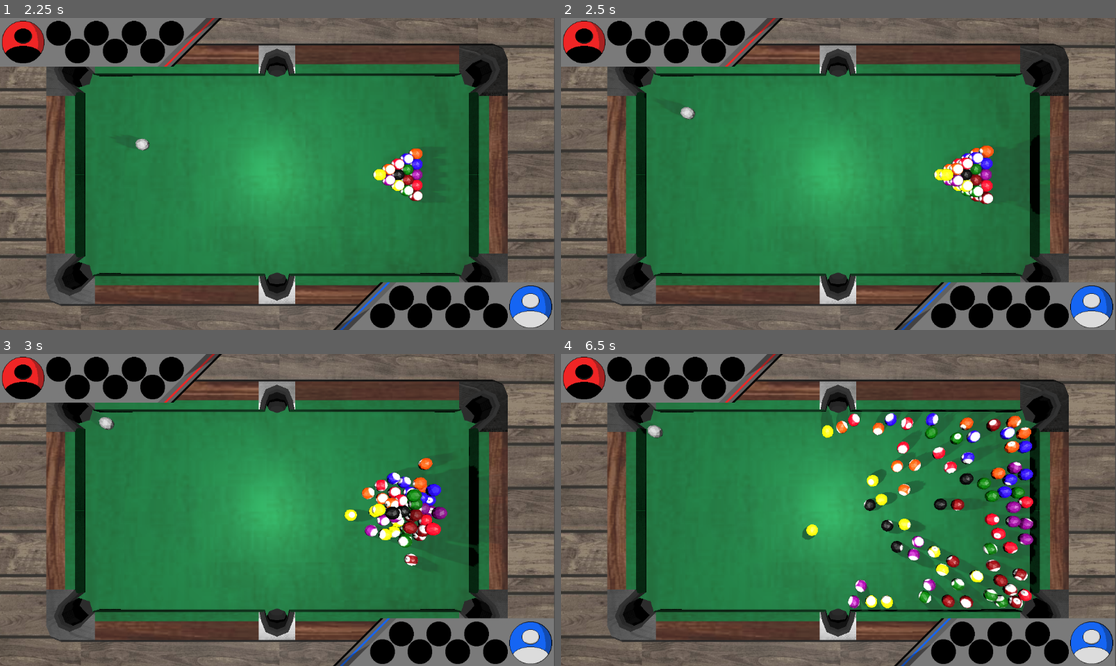
Above: before the commit, frames 1-4 (two rows, left to right).
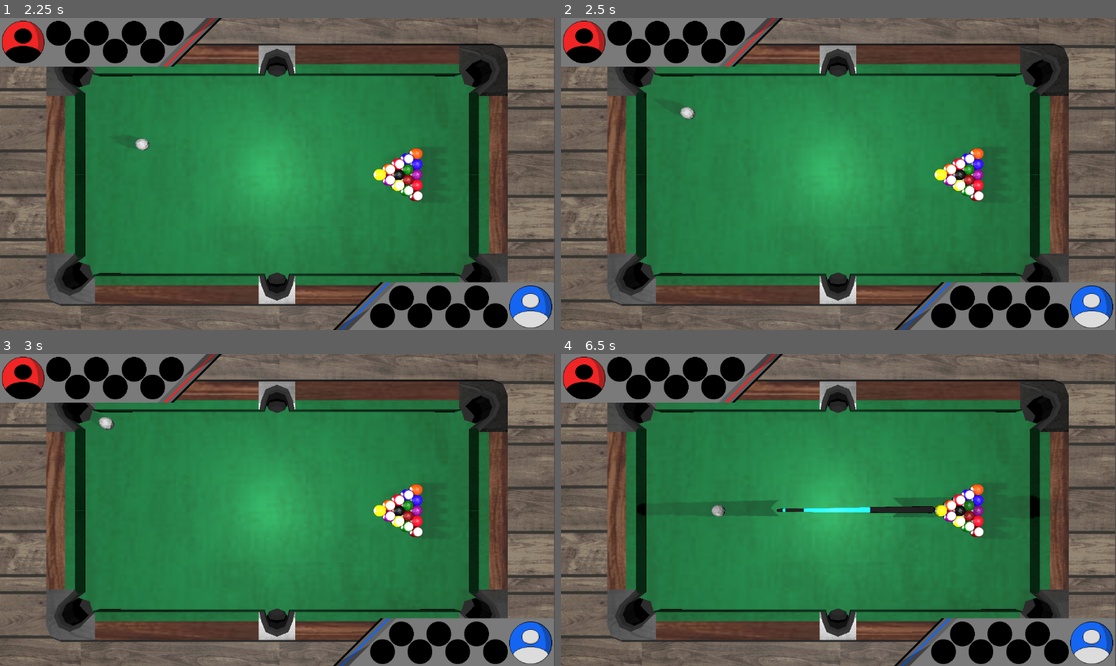
Above: after the commit, the same moments.

Repository: Corcho4433/commiepool-sourcecode
Game: Godot game, scene res://scenes/mainmenu.tscn
The game is run twice, just before and just after one commit, with the same random seed, the same clock (stepped at 60 frames per second) and the same inputs.
Inputs (mouse positions are in pixels of both pictures, inside the frame that each line leads up to):
- Up to frame 1 (2.25 s): click "Iniciar" at 0.5 s; tap Enter at 1.25 s; move the mouse to (399, 158) at 1.27 s; press the mouse at (399, 158) at 1.28 s; right-click (399, 158) at 1.55 s; tap Space at 2 s; move the mouse to (166, 189) at 2.02 s; release the mouse at (166, 189) at 2.03 s; right-click (166, 189) at 2.1 s
- Up to frame 2 (2.5 s): tap Q (SpawnBalls) at 2.3 s
- Up to frame 3 (3 s): move the mouse to (333, 441) at 2.77 s; press the mouse at (333, 441) at 2.78 s; tap Q (SpawnBalls) at 2.85 s
- Up to frame 4 (6.5 s): move the mouse to (810, 572) at 3.52 s; release the mouse at (810, 572) at 3.53 s; click (810, 572) at 3.6 s; right-click (810, 572) at 3.8 s; move the mouse to (1005, 556) at 4.27 s; right-click (1005, 556) at 4.35 s; tap Q (SpawnBalls) at 4.55, 5.1 s; move the mouse to (672, 463) at 5.02 s; click (672, 463) at 5.3 s; move the mouse to (866, 510) at 5.77 s; press the mouse at (866, 510) at 5.78 s; right-click (866, 510) at 6.05 s

Frame 1 is identical in both runs. In frame 2, 1.3% of the frame differs, in the area x 67-87%, y 37-63%; in frame 3, 3.1%; in frame 4, 9.5%, in the area x 13-87%, y 17-83%.

Commit message:
Minor changes

Diff:
--- a/scenes/GameScene.tscn
+++ b/scenes/GameScene.tscn
@@ -155,8 +155,8 @@
 offset_right = 0.303955
 offset_bottom = -0.23999
 script = ExtResource("12_cfkuu")
-containersP1 = [NodePath("P1/VBoxContainer/HBoxContainer/Control/MarginContainer/VBoxContainer/HBoxContainer/p1/Sprite2D"), NodePath("P1/VBoxContainer/HBoxContainer/Control/MarginContainer/VBoxContainer/HBoxContainer/p1/Sprite2D2"), NodePath("P1/VBoxContainer/HBoxContainer/Control/MarginContainer/VBoxContainer/HBoxContainer/p1/Sprite2D3"), NodePath("P1/VBoxContainer/HBoxContainer/Control/MarginContainer/VBoxContainer/HBoxContainer/p1/Sprite2D4"), NodePath("P1/VBoxContainer/HBoxContainer/Control/MarginContainer/VBoxContainer/HBoxContainer/p1/Sprite2D5"), NodePath("P1/VBoxContainer/HBoxContainer/Control/MarginContainer/VBoxContainer/HBoxContainer/p1/Sprite2D6"), NodePath("P1/VBoxContainer/HBoxContainer/Control/MarginContainer/VBoxContainer/HBoxContainer/p1/Sprite2D7")]
-containersP2 = [NodePath("P2/VBoxContainer/HBoxContainer/Control/MarginContainer/VBoxContainer/HBoxContainer/Stripped/Sprite2D"), NodePath("P2/VBoxContainer/HBoxContainer/Control/MarginContainer/VBoxContainer/HBoxContainer/Stripped/Sprite2D2"), NodePath("P2/VBoxContainer/HBoxContainer/Control/MarginContainer/VBoxContainer/HBoxContainer/Stripped/Sprite2D3"), NodePath("P2/VBoxContainer/HBoxContainer/Control/MarginContainer/VBoxContainer/HBoxContainer/Stripped/Sprite2D4"), NodePath("P2/VBoxContainer/HBoxContainer/Control/MarginContainer/VBoxContainer/HBoxContainer/Stripped/Sprite2D5"), NodePath("P2/VBoxContainer/HBoxContainer/Control/MarginContainer/VBoxContainer/HBoxContainer/Stripped/Sprite2D7"), NodePath("P2/VBoxContainer/HBoxContainer/Control/MarginContainer/VBoxContainer/HBoxContainer/Stripped/Sprite2D6")]
+containersP1 = [NodePath("P1/VBoxContainer/HBoxContainer/Control/MarginContainer/VBoxContainer/HBoxContainer/p1/1"), NodePath("P1/VBoxContainer/HBoxContainer/Control/MarginContainer/VBoxContainer/HBoxContainer/p1/2"), NodePath("P1/VBoxContainer/HBoxContainer/Control/MarginContainer/VBoxContainer/HBoxContainer/p1/3"), NodePath("P1/VBoxContainer/HBoxContainer/Control/MarginContainer/VBoxContainer/HBoxContainer/p1/4"), NodePath("P1/VBoxContainer/HBoxContainer/Control/MarginContainer/VBoxContainer/HBoxContainer/p1/5"), NodePath("P1/VBoxContainer/HBoxContainer/Control/MarginContainer/VBoxContainer/HBoxContainer/p1/6"), NodePath("P1/VBoxContainer/HBoxContainer/Control/MarginContainer/VBoxContainer/HBoxContainer/p1/7")]
+containersP2 = [NodePath("P2/VBoxContainer/HBoxContainer/Control/MarginContainer/VBoxContainer/HBoxContainer/Stripped/1"), NodePath("P2/VBoxContainer/HBoxContainer/Control/MarginContainer/VBoxContainer/HBoxContainer/Stripped/2"), NodePath("P2/VBoxContainer/HBoxContainer/Control/MarginContainer/VBoxContainer/HBoxContainer/Stripped/3"), NodePath("P2/VBoxContainer/HBoxContainer/Control/MarginContainer/VBoxContainer/HBoxContainer/Stripped/4"), NodePath("P2/VBoxContainer/HBoxContainer/Control/MarginContainer/VBoxContainer/HBoxContainer/Stripped/5"), NodePath("P2/VBoxContainer/HBoxContainer/Control/MarginContainer/VBoxContainer/HBoxContainer/Stripped/6"), NodePath("P2/VBoxContainer/HBoxContainer/Control/MarginContainer/VBoxContainer/HBoxContainer/Stripped/7")]
 
 [node name="P2" type="MarginContainer" parent="GUIComponent/CanvasLayer/Grid"]
 layout_mode = 1
@@ -199,40 +199,40 @@
 
 [node name="Stripped" type="Node2D" parent="GUIComponent/CanvasLayer/Grid/P2/VBoxContainer/HBoxContainer/Control/MarginContainer/VBoxContainer/HBoxContainer"]
 
-[node name="Sprite2D" type="Sprite2D" parent="GUIComponent/CanvasLayer/Grid/P2/VBoxContainer/HBoxContainer/Control/MarginContainer/VBoxContainer/HBoxContainer/Stripped"]
+[node name="1" type="Sprite2D" parent="GUIComponent/CanvasLayer/Grid/P2/VBoxContainer/HBoxContainer/Control/MarginContainer/VBoxContainer/HBoxContainer/Stripped"]
 scale = Vector2(0.8, 0.8)
 texture = ExtResource("20_dnwxm")
 offset = Vector2(146, -23)
 
-[node name="Sprite2D2" type="Sprite2D" parent="GUIComponent/CanvasLayer/Grid/P2/VBoxContainer/HBoxContainer/Control/MarginContainer/VBoxContainer/HBoxContainer/Stripped"]
+[node name="2" type="Sprite2D" parent="GUIComponent/CanvasLayer/Grid/P2/VBoxContainer/HBoxContainer/Control/MarginContainer/VBoxContainer/HBoxContainer/Stripped"]
 scale = Vector2(0.8, 0.8)
 texture = ExtResource("21_56c54")
 offset = Vector2(195, 23)
 
-[node name="Sprite2D3" type="Sprite2D" parent="GUIComponent/CanvasLayer/Grid/P2/VBoxContainer/HBoxContainer/Control/MarginContainer/VBoxContainer/HBoxContainer/Stripped"]
+[node name="3" type="Sprite2D" parent="GUIComponent/CanvasLayer/Grid/P2/VBoxContainer/HBoxContainer/Control/MarginContainer/VBoxContainer/HBoxContainer/Stripped"]
 scale = Vector2(0.8, 0.8)
 texture = ExtResource("22_40a22")
 offset = Vector2(244, -23)
 
-[node name="Sprite2D4" type="Sprite2D" parent="GUIComponent/CanvasLayer/Grid/P2/VBoxContainer/HBoxContainer/Control/MarginContainer/VBoxContainer/HBoxContainer/Stripped"]
+[node name="4" type="Sprite2D" parent="GUIComponent/CanvasLayer/Grid/P2/VBoxContainer/HBoxContainer/Control/MarginContainer/VBoxContainer/HBoxContainer/Stripped"]
 scale = Vector2(0.8, 0.8)
 texture = ExtResource("23_p78kl")
 offset = Vector2(293, 23)
 
-[node name="Sprite2D5" type="Sprite2D" parent="GUIComponent/CanvasLayer/Grid/P2/VBoxContainer/HBoxContainer/Control/MarginContainer/VBoxContainer/HBoxContainer/Stripped"]
+[node name="5" type="Sprite2D" parent="GUIComponent/CanvasLayer/Grid/P2/VBoxContainer/HBoxContainer/Control/MarginContainer/VBoxContainer/HBoxContainer/Stripped"]
 scale = Vector2(0.8, 0.8)
 texture = ExtResource("24_x3rdp")
 offset = Vector2(342, -23)
 
-[node name="Sprite2D7" type="Sprite2D" parent="GUIComponent/CanvasLayer/Grid/P2/VBoxContainer/HBoxContainer/Control/MarginContainer/VBoxContainer/HBoxContainer/Stripped"]
+[node name="6" type="Sprite2D" parent="GUIComponent/CanvasLayer/Grid/P2/VBoxContainer/HBoxContainer/Control/MarginContainer/VBoxContainer/HBoxContainer/Stripped"]
+scale = Vector2(0.8, 0.8)
+texture = ExtResource("25_pxdx6")
+offset = Vector2(390, 23)
+
+[node name="7" type="Sprite2D" parent="GUIComponent/CanvasLayer/Grid/P2/VBoxContainer/HBoxContainer/Control/MarginContainer/VBoxContainer/HBoxContainer/Stripped"]
 scale = Vector2(0.8, 0.8)
 texture = ExtResource("26_7ngq3")
 offset = Vector2(440, -23)
-
-[node name="Sprite2D6" type="Sprite2D" parent="GUIComponent/CanvasLayer/Grid/P2/VBoxContainer/HBoxContainer/Control/MarginContainer/VBoxContainer/HBoxContainer/Stripped"]
-scale = Vector2(0.8, 0.8)
-texture = ExtResource("25_pxdx6")
-offset = Vector2(390, 23)
 
 [node name="Sprite2D" type="Sprite2D" parent="GUIComponent/CanvasLayer/Grid/P2/VBoxContainer/HBoxContainer/Control/MarginContainer/VBoxContainer/HBoxContainer"]
 scale = Vector2(0.8, 0.8)
@@ -291,47 +291,47 @@
 
 [node name="p1" type="Node2D" parent="GUIComponent/CanvasLayer/Grid/P1/VBoxContainer/HBoxContainer/Control/MarginContainer/VBoxContainer/HBoxContainer"]
 
-[node name="Sprite2D" type="Sprite2D" parent="GUIComponent/CanvasLayer/Grid/P1/VBoxContainer/HBoxContainer/Control/MarginContainer/VBoxContainer/HBoxContainer/p1"]
+[node name="1" type="Sprite2D" parent="GUIComponent/CanvasLayer/Grid/P1/VBoxContainer/HBoxContainer/Control/MarginContainer/VBoxContainer/HBoxContainer/p1"]
+scale = Vector2(0.8, 0.8)
+texture = ExtResource("19_7capg")
+centered = false
+offset = Vector2(-181, -64)
+
+[node name="2" type="Sprite2D" parent="GUIComponent/CanvasLayer/Grid/P1/VBoxContainer/HBoxContainer/Control/MarginContainer/VBoxContainer/HBoxContainer/p1"]
+scale = Vector2(0.8, 0.8)
+texture = ExtResource("18_5u8if")
+centered = false
+offset = Vector2(-230, -110)
+
+[node name="3" type="Sprite2D" parent="GUIComponent/CanvasLayer/Grid/P1/VBoxContainer/HBoxContainer/Control/MarginContainer/VBoxContainer/HBoxContainer/p1"]
+scale = Vector2(0.8, 0.8)
+texture = ExtResource("17_w0wi6")
+centered = false
+offset = Vector2(-279, -64)
+
+[node name="4" type="Sprite2D" parent="GUIComponent/CanvasLayer/Grid/P1/VBoxContainer/HBoxContainer/Control/MarginContainer/VBoxContainer/HBoxContainer/p1"]
+scale = Vector2(0.8, 0.8)
+texture = ExtResource("16_a5r50")
+centered = false
+offset = Vector2(-328, -110)
+
+[node name="5" type="Sprite2D" parent="GUIComponent/CanvasLayer/Grid/P1/VBoxContainer/HBoxContainer/Control/MarginContainer/VBoxContainer/HBoxContainer/p1"]
+scale = Vector2(0.8, 0.8)
+texture = ExtResource("15_c8cjf")
+centered = false
+offset = Vector2(-377, -64)
+
+[node name="6" type="Sprite2D" parent="GUIComponent/CanvasLayer/Grid/P1/VBoxContainer/HBoxContainer/Control/MarginContainer/VBoxContainer/HBoxContainer/p1"]
+scale = Vector2(0.8, 0.8)
+texture = ExtResource("14_44cgn")
+centered = false
+offset = Vector2(-425, -110)
+
+[node name="7" type="Sprite2D" parent="GUIComponent/CanvasLayer/Grid/P1/VBoxContainer/HBoxContainer/Control/MarginContainer/VBoxContainer/HBoxContainer/p1"]
 scale = Vector2(0.8, 0.8)
 texture = ExtResource("13_3gsme")
 centered = false
 offset = Vector2(-474, -64)
-
-[node name="Sprite2D2" type="Sprite2D" parent="GUIComponent/CanvasLayer/Grid/P1/VBoxContainer/HBoxContainer/Control/MarginContainer/VBoxContainer/HBoxContainer/p1"]
-scale = Vector2(0.8, 0.8)
-texture = ExtResource("14_44cgn")
-centered = false
-offset = Vector2(-425, -110)
-
-[node name="Sprite2D3" type="Sprite2D" parent="GUIComponent/CanvasLayer/Grid/P1/VBoxContainer/HBoxContainer/Control/MarginContainer/VBoxContainer/HBoxContainer/p1"]
-scale = Vector2(0.8, 0.8)
-texture = ExtResource("15_c8cjf")
-centered = false
-offset = Vector2(-377, -64)
-
-[node name="Sprite2D4" type="Sprite2D" parent="GUIComponent/CanvasLayer/Grid/P1/VBoxContainer/HBoxContainer/Control/MarginContainer/VBoxContainer/HBoxContainer/p1"]
-scale = Vector2(0.8, 0.8)
-texture = ExtResource("16_a5r50")
-centered = false
-offset = Vector2(-328, -110)
-
-[node name="Sprite2D5" type="Sprite2D" parent="GUIComponent/CanvasLayer/Grid/P1/VBoxContainer/HBoxContainer/Control/MarginContainer/VBoxContainer/HBoxContainer/p1"]
-scale = Vector2(0.8, 0.8)
-texture = ExtResource("17_w0wi6")
-centered = false
-offset = Vector2(-279, -64)
-
-[node name="Sprite2D6" type="Sprite2D" parent="GUIComponent/CanvasLayer/Grid/P1/VBoxContainer/HBoxContainer/Control/MarginContainer/VBoxContainer/HBoxContainer/p1"]
-scale = Vector2(0.8, 0.8)
-texture = ExtResource("18_5u8if")
-centered = false
-offset = Vector2(-230, -110)
-
-[node name="Sprite2D7" type="Sprite2D" parent="GUIComponent/CanvasLayer/Grid/P1/VBoxContainer/HBoxContainer/Control/MarginContainer/VBoxContainer/HBoxContainer/p1"]
-scale = Vector2(0.8, 0.8)
-texture = ExtResource("19_7capg")
-centered = false
-offset = Vector2(-181, -64)
 
 [node name="Sprite2D" type="Sprite2D" parent="GUIComponent/CanvasLayer/Grid/P1/VBoxContainer/HBoxContainer/Control/MarginContainer/VBoxContainer/HBoxContainer"]
 scale = Vector2(0.8, 0.8)
--- a/scripts/CueBall.gd
+++ b/scripts/CueBall.gd
@@ -4,18 +4,17 @@
 var isDraggable : bool = false
 var isDragging : bool = false
 var isStriking : bool = false
-var bodies : Array = []
 signal cue_ball_clicked
 
 func _ready():
 	ballName = "CueBall"
-	ballRigidBody = get_child(0)
+	_ballRigidBody = get_child(0)
 	ballType = "CueBall"
 	GameEvent.penalty_commited.connect(set_dragging)
 	GameEvent.ball_strike.connect(ball_striked)
 
 func _process(_delta):
-	if Input.is_action_just_pressed("LeftClick") and isDragging == false:
+	if Input.is_action_just_pressed("LeftClick") and isDragging == false and isStriking == false:
 			emit_signal("cue_ball_clicked")
 			isStriking = true
 	if Input.is_action_just_released("LeftClick"):
@@ -30,25 +29,25 @@
 
 	if isDragging == false and isStriking == false: return
 	var mousePosition : Vector3 = cameraNode.project_ray_origin(get_viewport().get_mouse_position())
-	var ball_position : Vector3 = ballRigidBody.position
+	var ball_position : Vector3 = _ballRigidBody.position
 	ballPosition.y = 0
 	mousePosition.y = 0
 	var distance = (mousePosition-ball_position).length()
 
 	if distance >= 1: return
 
-	if isDragging :
+	if isDragging:
 		var cameraDistanceToTable =  cameraNode.position.y + 0.15
-		ballRigidBody.set_collision_layer_value(1,false)
-		ballRigidBody.global_position = cameraNode.project_position(get_viewport().get_mouse_position(),cameraDistanceToTable)
+		_ballRigidBody.set_collision_layer_value(1,false)
+		_ballRigidBody.global_position = cameraNode.project_position(get_viewport().get_mouse_position(),cameraDistanceToTable)
 
 
 
 func handle_drop():
-	for body in ballRigidBody.get_colliding_bodies():
+	for body in _ballRigidBody.get_colliding_bodies():
 		if body.name == "pelota":
 			return
-	ballRigidBody.set_collision_layer_value(1,true)
+	_ballRigidBody.set_collision_layer_value(1,true)
 	isDragging = false
 
 func _on_body_entered(body):
--- a/scripts/CueComponent.gd
+++ b/scripts/CueComponent.gd
@@ -26,7 +26,9 @@
 @export var FORCE_MULTIPLIER : float = 9
 @export var MAX_FORCE_VARIATION : float = 1.1
 @export var MIN_FORCE_VARIATION : float = 1
-
+@export var MAX_DISTANCE_FORCE = 0.4
+@export var MAX_DISTANCE = 0.3
+@export var MIN_DISTANCE = 0.04
 
 
 func _ready():
@@ -54,9 +56,7 @@
 
 
 func getStrokePower(ballPos: Vector3, shotPos: Vector3):
-	const MAX_DISTANCE : float = GameInfo.MAX_DISTANCE
-	const MAX_DISTANCE_FORCE : float = GameInfo.MAX_DISTANCE_FORCE
-	const MIN_DISTANCE : float = GameInfo.MIN_DISTANCE *  (MAX_DISTANCE_FORCE/ MAX_DISTANCE)
+	var MIN_DISTANCE_TO_BALL : float = MIN_DISTANCE *  (MAX_DISTANCE_FORCE/ MAX_DISTANCE)
 	var distanceForce : float
 	var forceVariation : float = randf_range(MIN_FORCE_VARIATION,MAX_FORCE_VARIATION)
 	var posDifference : Vector3  = ballPos - shotPos
@@ -65,7 +65,7 @@
 	direction = posDifference.normalized()
 	if distance >= MAX_DISTANCE:
 		distance = MAX_DISTANCE
-	elif distance <= MIN_DISTANCE:
+	elif distance <= MIN_DISTANCE_TO_BALL:
 		distance = 0
 	distanceForce = distance * (MAX_DISTANCE_FORCE /MAX_DISTANCE)
 	return direction * FORCE_MULTIPLIER * distanceForce * forceVariation
--- a/scripts/GUIComponent.gd
+++ b/scripts/GUIComponent.gd
@@ -7,6 +7,7 @@
 @onready var bombilla : MeshInstance3D = get_node("../PoolTable/habitacion_pool/bombilla")
 @onready var bombillita : MeshInstance3D = get_node("../PoolTable/habitacion_pool/BezierCurve")
 @export var grid : GridBall
+@export var  cue_scale = 0.5
 var _cueStick : MeshInstance3D
 
 
@@ -16,7 +17,7 @@
 	bombilla.set_layer_mask_value(1,false)
 	bombillita.set_layer_mask_value(1,false)
 	_cueStick = cueStickNode.get_node("Cylinder")
-	_cueStick.scale = _cueStick.scale * GameInfo.cue_scale
+	_cueStick.scale = _cueStick.scale * cue_scale
 	GameEvent.update_cue_charge.connect(update_cue_charge)
 	GameEvent.change_turn.connect(change_cue_color)
 	GameEvent.cue_used_changed.connect(change_cue_visibility)
@@ -45,7 +46,7 @@
 
 func displayCueStick(ball_pos : Vector3, direction : Vector3, distance : float):
 	const cue_lenght : float = 0.7
-	var scale = GameInfo.cue_scale
+	var scale = cue_scale
 	var cueRotation : Vector3 = Vector3(1.5708, atan2(direction.x, direction.z), 0)
 	var cuePosition : Vector3 = ball_pos + (-direction * distance) - (cue_lenght * direction * scale)
 	_cueStick.rotation = cueRotation
--- a/scripts/TurnComponent.gd
+++ b/scripts/TurnComponent.gd
@@ -74,8 +74,6 @@
 	var ball : BallObject = body.get_parent()
 	ballsScored.append(ball)
 
-
-
 func score_balls():
 	var otherTurn = get_other_player_turn()
 	for ball : BallObject in ballsScored:
@@ -86,7 +84,7 @@
 		if firstBall:
 			calc_first_turn(type)
 		calc_extra_turn(type)
-		if infoTurns[turn]["Type"] == type:
+		if infoTurns[turn]["Type"] == type or "" == type:
 			GameEvent.on_ball_scored.emit(turn, ball)
 		elif infoTurns[turn]["Type"] == type:
 			GameEvent.on_ball_scored.emit(otherTurn, ball)
--- a/scripts/ballArrays.gd
+++ b/scripts/ballArrays.gd
@@ -6,7 +6,7 @@
 var SmoothBalls = ["Ball1","Ball2","Ball3","Ball4","Ball5","Ball6","Ball7"]
 var StrippedBall = ["Ball9","Ball10","Ball11","Ball12","Ball13","Ball14","Ball15"]
 var CurrentArray : Array
-const MOVEMENT_THRESHOLD : float = 0.01
+
 
 func _ready():
 	GameEvent.ball_exited_playable_area.connect(ball_exited_playable_area)
@@ -59,11 +59,6 @@
 			ball.spawnBall()
 
 
-func DeleteBalls():
-	for ball : BallObject in CurrentArray:
-		CurrentArray = []
-		ball.deleteBall()
-
 
 
 #func ChangeBall(index:int, newBallName : String = "Ball1" , newBallMass : float = 1):
@@ -86,6 +81,7 @@
 	CurrentArray.pop_at(pos)
 
 func checkMovement():
+	const MOVEMENT_THRESHOLD : float = 0.01
 	var allBalls = get_tree().get_nodes_in_group("allBalls")
 	for ballRigidBody : RigidBody3D in allBalls:
 		if ballRigidBody.linear_velocity.length() > MOVEMENT_THRESHOLD :
--- a/scripts/ballObject.gd
+++ b/scripts/ballObject.gd
@@ -14,11 +14,11 @@
 ## Posicion de spawn de la bola, cambiar este valor no actualiza la posicion.
 var ballPosition : Vector3
 ## Colision de la bola.
-var ballCollisionShape : CollisionShape3D
+var _ballCollisionShape : CollisionShape3D
 ## Mesh de la bola.
-var ballMesh : MeshInstance3D
+var _ballMesh : MeshInstance3D
 ## Rigid Body de la bola.
-var ballRigidBody : RigidBody3D
+var _ballRigidBody : RigidBody3D
 var ballType : String
 ## Si se encuentra spawneado el rigid body, la informacion no se borra aunque no este
 ## spawneado.
@@ -32,13 +32,13 @@
 func spawnBall():
 	var ballScene : PackedScene = load("res://scenes/objects/ball.tscn")
 	var ball = ballScene.instantiate()
-	ballMesh = instantiateMesh(GameInfo.Balls[ballName].mesh)
+	_ballMesh = instantiateMesh(GameInfo.Balls[ballName].mesh)
 	add_to_group("allBallObjects")
 	spawned = true
-	ballCollisionShape = ball.get_node("CollisionShape3D")
-	ballRigidBody = ball
+	_ballCollisionShape = ball.get_node("CollisionShape3D")
+	_ballRigidBody = ball
 	_addBallToScene(ball)
-	_addMeshToScene(ballMesh)
+	_addMeshToScene(_ballMesh)
 
 
 func _addBallToScene(ball : RigidBody3D):
@@ -46,17 +46,14 @@
 	ball.position = ballPosition
 
 func _addMeshToScene(meshInstance: MeshInstance3D):
-	ballRigidBody.add_child(meshInstance)
+	_ballRigidBody.add_child(meshInstance)
 
 
 ## Borra la bola en pantalla, pero mantiene su informacion.
 func deleteBall():
 	spawned = false
-	ballRigidBody.queue_free()
+	_ballRigidBody.queue_free()
 
-## Establece la visibilidad de la bola.
-func setVisibilityBall(newVisibility : bool):
-	get_node("pelota").visible = newVisibility
 
 
 func instantiateMesh(mesh : String):
--- a/scripts/game_info.gd
+++ b/scripts/game_info.gd
@@ -1,20 +1,11 @@
 extends Node
 
 # La influencia maxima que puede tener la distancia en el calculo de la fuerza
-const MAX_DISTANCE_FORCE = 0.4
-# Distancia visual del palo y la pelota
-const MAX_DISTANCE = 0.3
-const MIN_DISTANCE = 0.04
-const  cue_scale = 0.5
+
+
 
 const PLAYER_ONE = 1
 const PLAYER_TWO = 2
-
-
-var infoPlayer = {
-	PLAYER_ONE: {"Balls": []},
-	PLAYER_TWO: {"Balls": []},
-}
 
 const Balls = {
 	"Ball1": {
--- a/scripts/mains.gd
+++ b/scripts/mains.gd
@@ -10,18 +10,19 @@
 @onready
 var ball_array : BallsArray = get_node("BallArrayComponent")
 ## Almacena una referencia al objeto [CueObject] de la escena.
-@onready
-var turn_manager : TurnManager = get_node("TurnComponent")
+
 ## Almacena una referencia a la camera de la escena.
 
+var infoPlayer = {
+	PLAYER_ONE: {"Balls": []},
+	PLAYER_TWO: {"Balls": []},
+}
 
 ## Es un diccionario que contiene informacion de las bolas que ha metido cada jugador y
 ## el tipo de bolas que le corresponde, ej: [br] [br]
 ## [code] {PLAYER_ONE: {"Balls": [], "Type": ""}, PLAYER_TWO: {"Balls": [], "Type": ""},}
 ## [/code]
 
-## Visibilidad de las pelotas
-var active : bool = true
 
 
 func _ready():
@@ -37,18 +38,12 @@
 
 
 
-func _process(_delta):
-
-	if Input.is_action_just_pressed("SpawnBalls"):
-		ball_array.GenerateBalls()
-		ball_array.SpawnBalls()
-
 func check_win(turn : int,ball_name : String):
-	if GameInfo.infoPlayer[turn]["Balls"].size() >= 8 and ball_name == "Ball8":
+	if infoPlayer[turn]["Balls"].size() >= 8 and ball_name == "Ball8":
 		print("jugador " + str(turn) +" gana")
 	elif ball_name == "Ball8":
 		print("jugador " + str(turn) +" pierde")
 
 func _on_turn_score_ball(turn : int, ball : BallObject):
-	GameInfo.infoPlayer[turn]["Balls"].append(ball)
+	infoPlayer[turn]["Balls"].append(ball)
 	check_win(turn,ball.ballName)
Not shown, added: README.md
